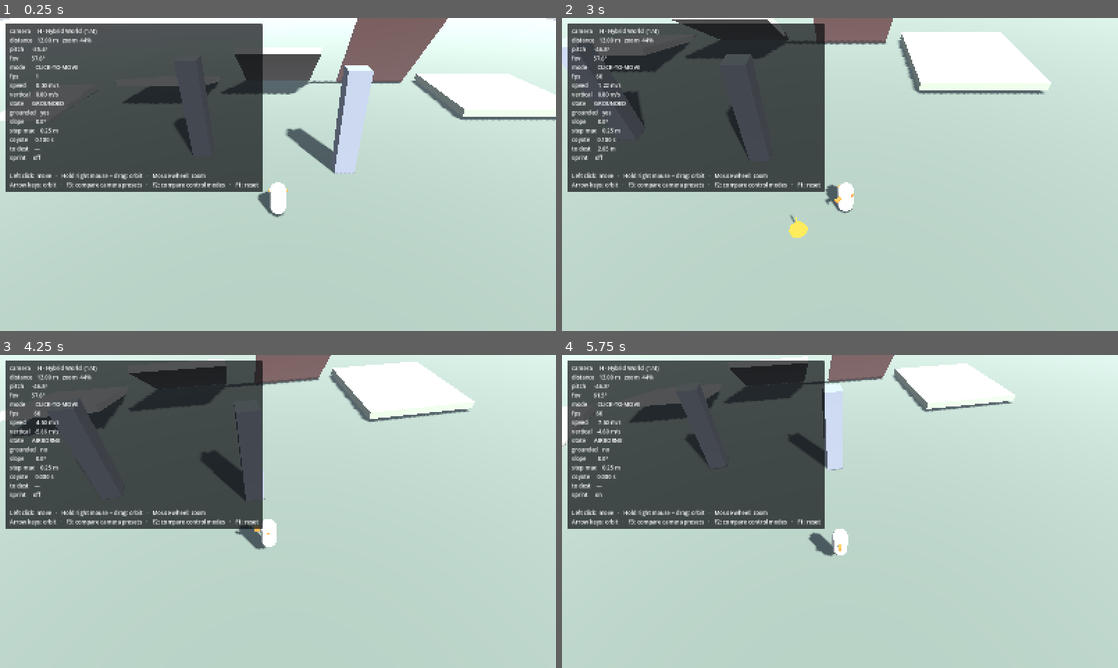
Above: before the commit, frames 1-4 (two rows, left to right).
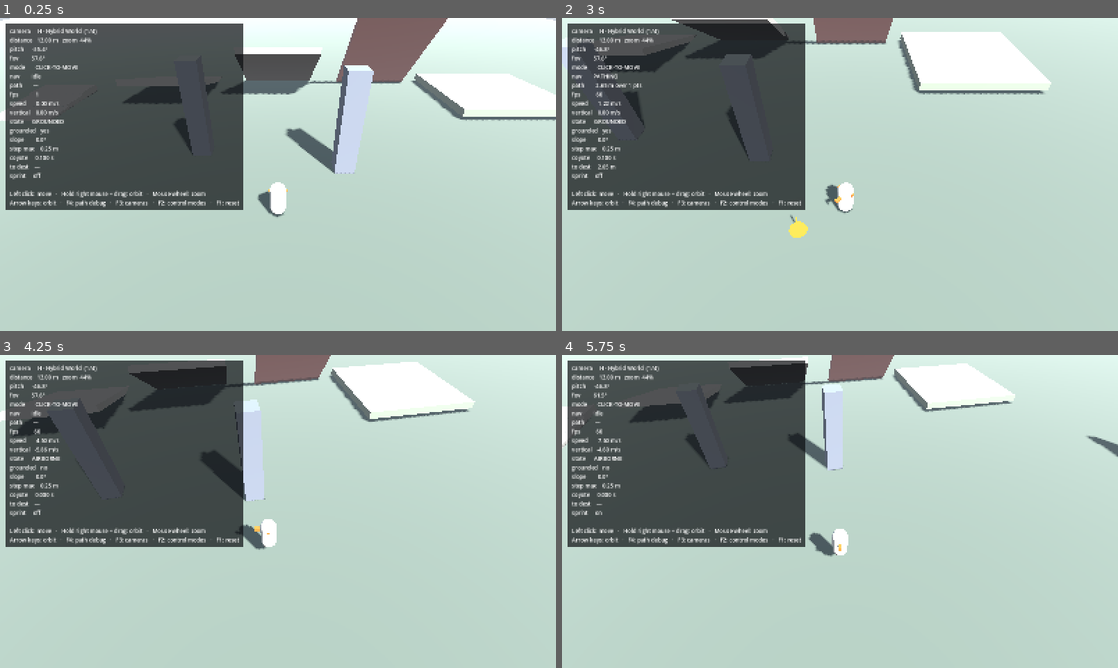
Above: after the commit, the same moments.

Repository: madpai/umbral
Game: Godot game, scene res://main.tscn
Two runs of this game, one before a commit and one after it. Both use one fixed random seed, a clock stepped at 60 frames per second and the inputs below.
Inputs (mouse positions are in pixels of both pictures, inside the frame that each line leads up to):
- Up to frame 1 (0.25 s): no input
- Up to frame 2 (3 s): move the mouse to (962, 158) at 0.52 s; hold D (move_right) 0.53-1.25 s; hold Shift (sprint) 0.53-1.25 s; click (962, 158) at 0.67 s; tap Space (jump) at 0.77, 0.8, 1.07, 2.3 s; drag from (728, 190) to (812, 237) at 1.27 s; move the mouse to (895, 105) at 2.02 s; hold D (move_right) 2.03-2.75 s; tap Down (look_down) at 2.1 s; click (895, 105) at 2.17 s; drag from (812, 237) to (673, 127) at 2.77 s
- Up to frame 3 (4.25 s): move the mouse to (444, 558) at 3.52 s; hold A (move_left) from 3.53 s (still down); tap Right (look_right) at 3.6 s; click (444, 558) at 3.67 s; tap Space (jump) at 3.77, 3.8, 4.07 s; tap F4 (toggle_path_debug, bound only after the commit) at 4.15 s
- Up to frame 4 (5.75 s): release A (move_left) at 4.25 s; drag from (673, 464) to (756, 433) at 4.27 s; move the mouse to (867, 511) at 5.02 s; hold S (move_back) from 5.03 s (still down); hold Shift (sprint) from 5.03 s (still down); click (867, 511) at 5.17 s; tap Space (jump) at 5.3 s

The runs differ from the first frame. In frame 1, 5.8% of the frame differs, in the area x 1-48%, y 1-62%; in frame 2, 6.0%; in frame 3, 5.8%; in frame 4, 6.0%.

Commit message:
Add prototype navigation experiment
Co-Authored-By: Claude Opus 5 <noreply@anthropic.com>

Diff:
--- a/prototype/main.gd
+++ b/prototype/main.gd
@@ -8,17 +8,56 @@
 
 ## How far a destination click can reach.
 const CLICK_RANGE := 500.0
+## A click further than this from the navigation mesh is off-mesh: the 50 degree
+## ramp, the tops of pillars, anything outside the baked region.
+const NAV_SNAP_TOLERANCE := 1.0
+## How long the red "unreachable" marker stays up.
+const REJECT_FLASH_SECONDS := 0.7
+const REJECT_MATERIAL := preload("res://reject_material.tres")
 
 @onready var _player: PrototypePlayer = $Player
 @onready var _label: Label = $HUD/Panel/Margin/DebugLabel
 @onready var _marker: Node3D = $DestinationMarker
+@onready var _nav_region: NavigationRegion3D = $NavRegion
+@onready var _marker_disc: MeshInstance3D = $DestinationMarker/Disc
+@onready var _marker_post: MeshInstance3D = $DestinationMarker/Post
 
-const CONTROLS_CLICK := "Left click: move   ·   Hold right mouse + drag: orbit   ·   Mouse wheel: zoom\nArrow keys: orbit   ·   F3: compare camera presets   ·   F2: compare control modes   ·   F1: reset"
-const CONTROLS_DIRECT := "WASD: move   ·   Mouse: look   ·   Mouse wheel: zoom   ·   Shift: sprint   ·   Space: jump\nF3: compare camera presets   ·   F2: compare control modes   ·   F1: reset   ·   Esc: free mouse"
+var _marker_ok_material: Material
+var _reject_timer := 0.0
+var _nav_ready := false
+
+const CONTROLS_CLICK := "Left click: move   ·   Hold right mouse + drag: orbit   ·   Mouse wheel: zoom\nArrow keys: orbit   ·   F4: path debug   ·   F3: cameras   ·   F2: control modes   ·   F1: reset"
+const CONTROLS_DIRECT := "WASD: move (cancels path)   ·   Mouse: look   ·   Wheel: zoom   ·   Shift: sprint   ·   Space: jump\nF4: path debug   ·   F3: cameras   ·   F2: control modes   ·   F1: reset   ·   Esc: free mouse"
 
 
 func _ready() -> void:
 	_player.destination_requested.connect(_on_destination_requested)
+	_marker_ok_material = _marker_disc.get_surface_override_material(0)
+	_bake_navigation.call_deferred()
+
+
+## Baked once at startup rather than shipped pre-baked, so edits to the greybox
+## cannot silently desync from the navigation mesh.
+##
+## MUST NOT run inside _ready(): CSGShape3D builds its mesh on a deferred call,
+## so baking any earlier parses a scene containing only the ground plane and
+## produces a flat navmesh with no obstacles in it at all. Measured: 126
+## polygons and straight-line paths through every wall.
+func _bake_navigation() -> void:
+	# Two physics frames, not one process frame. This waits for BOTH conditions:
+	# CSGShape3D has run its deferred mesh build, and the navigation map has
+	# completed its first synchronisation. Pushing the baked mesh before the map
+	# has synced is silently discarded.
+	await get_tree().physics_frame
+	await get_tree().physics_frame
+	_nav_region.bake_navigation_mesh(false)
+	# bake_navigation_mesh() fills the NavigationMesh RESOURCE but does not push
+	# the result to the navigation server. Without this the region sits on the
+	# map reporting 342 polygons while every server query returns the origin.
+	NavigationServer3D.region_set_navigation_mesh(
+			_nav_region.get_rid(), _nav_region.navigation_mesh)
+	await get_tree().physics_frame
+	_nav_ready = true
 	# The marker is teleported, never simulated, so it must not be interpolated.
 	_marker.physics_interpolation_mode = Node.PHYSICS_INTERPOLATION_MODE_OFF
 	_marker.visible = false
@@ -39,15 +78,65 @@
 		return
 	if hit.normal.angle_to(Vector3.UP) > _player.floor_max_angle:
 		return
+	request_destination(hit.position)
 
-	_player.set_destination(hit.position)
-	_marker.global_position = hit.position
+
+## Applies the navigation checks and drives the marker. Returns true if the
+## point was accepted. Shared by clicks, touches and the test harness.
+func request_destination(point: Vector3) -> bool:
+	if not _nav_ready:
+		return false
+	var map := get_world_3d().navigation_map
+	var closest := NavigationServer3D.map_get_closest_point(map, point)
+	var on_mesh := closest.distance_to(point) <= NAV_SNAP_TOLERANCE
+	var reachable := on_mesh
+	if on_mesh and _player.use_navigation:
+		var route := NavigationServer3D.map_get_path(
+				map, _player.global_position, closest, true)
+		reachable = route.size() > 0 \
+				and route[route.size() - 1].distance_to(closest) <= NAV_SNAP_TOLERANCE
+
+	_marker.global_position = point
 	_marker.reset_physics_interpolation()
 	_marker.visible = true
 
+	if not reachable:
+		# Reject rather than silently resolving to somewhere else. See
+		# NAVIGATION_TEST.md for why this is the smaller useful test.
+		_player.clear_destination()
+		_set_marker_rejected(true)
+		_reject_timer = REJECT_FLASH_SECONDS
+		return false
 
-func _process(_delta: float) -> void:
-	_marker.visible = _player.has_destination()
+	_reject_timer = 0.0
+	_set_marker_rejected(false)
+	_player.set_destination(point)
+	return true
+
+
+func is_navigation_ready() -> bool:
+	return _nav_ready
+
+
+func _set_marker_rejected(rejected: bool) -> void:
+	var material := REJECT_MATERIAL if rejected else _marker_ok_material
+	_marker_disc.set_surface_override_material(0, material)
+	_marker_post.set_surface_override_material(0, material)
+
+
+func _unhandled_input(event: InputEvent) -> void:
+	if event.is_action_pressed("toggle_path_debug"):
+		_player.set_path_debug(not _player.path_debug_enabled())
+
+
+func _process(delta: float) -> void:
+	if _reject_timer > 0.0:
+		_reject_timer -= delta
+		_marker.visible = true
+		if _reject_timer <= 0.0:
+			_set_marker_rejected(false)
+	else:
+		_marker.visible = _player.has_destination()
 
 	var slope := _player.slope_degrees()
 	var slope_text := "—" if slope < 0.0 else "%5.1f°" % slope
@@ -56,6 +145,12 @@
 	var zoom_text := ""
 	if _player.camera_is_zoomable():
 		zoom_text = "   zoom %3.0f%%" % (100.0 * _player.camera_zoom_normalised())
+	var path_length := _player.remaining_path_length()
+	var path_text := "—"
+	if path_length >= 0.0:
+		path_text = "%5.2f m over %d pts" % [path_length, _player.remaining_path_points()]
+	elif _reject_timer > 0.0:
+		path_text = "UNREACHABLE"
 	var controls := CONTROLS_CLICK if _player.control_mode == PrototypePlayer.ControlMode.CLICK_TO_MOVE \
 			else CONTROLS_DIRECT
 
@@ -65,6 +160,8 @@
 		"pitch      %5.1f°" % _player.camera_pitch_degrees(),
 		"fov        %5.1f°" % _player.camera.fov,
 		"mode       %s" % _player.control_mode_name(),
+		"nav        %s" % _player.navigation_state_name(),
+		"path       %s" % path_text,
 		"fps        %5d" % Engine.get_frames_per_second(),
 		"speed      %5.2f m/s" % _player.horizontal_speed(),
 		"vertical   %5.2f m/s" % _player.vertical_speed(),
--- a/prototype/main.tscn
+++ b/prototype/main.tscn
@@ -65,6 +65,25 @@
 [sub_resource type="BoxMesh" id="BoxMesh_marker_post"]
 size = Vector3(0.06, 1.1, 0.06)
 
+[sub_resource type="NavigationMesh" id="NavigationMesh_world"]
+vertices_per_polygon = 6.0
+cell_size = 0.15
+cell_height = 0.05
+agent_height = 1.8
+agent_radius = 0.45
+agent_max_climb = 0.25
+agent_max_slope = 46.0
+region_min_size = 2.0
+region_merge_size = 10.0
+edge_max_length = 6.0
+edge_max_error = 1.3
+detail_sample_distance = 6.0
+detail_sample_max_error = 1.0
+
+[sub_resource type="StandardMaterial3D" id="StandardMaterial3D_marker_bad"]
+shading_mode = 0
+albedo_color = Color(0.95, 0.22, 0.18, 1)
+
 [sub_resource type="StyleBoxFlat" id="StyleBoxFlat_panel"]
 bg_color = Color(0.0509804, 0.0588235, 0.0705882, 0.72)
 corner_radius_top_left = 4
@@ -83,72 +102,99 @@
 light_energy = 1.1
 shadow_enabled = true
 
-[node name="Terrain" type="Node3D" parent="."]
-
-[node name="Ground" type="StaticBody3D" parent="Terrain"]
-
-[node name="Mesh" type="MeshInstance3D" parent="Terrain/Ground"]
+[node name="NavRegion" type="NavigationRegion3D" parent="."]
+navigation_mesh = SubResource("NavigationMesh_world")
+
+[node name="Terrain" type="Node3D" parent="NavRegion"]
+
+[node name="Ground" type="StaticBody3D" parent="NavRegion/Terrain"]
+
+[node name="Mesh" type="MeshInstance3D" parent="NavRegion/Terrain/Ground"]
 mesh = SubResource("PlaneMesh_ground")
 surface_material_override/0 = SubResource("StandardMaterial3D_ground")
 
-[node name="Shape" type="CollisionShape3D" parent="Terrain/Ground"]
+[node name="Shape" type="CollisionShape3D" parent="NavRegion/Terrain/Ground"]
 transform = Transform3D(1, 0, 0, 0, 1, 0, 0, 0, 1, 0, -0.5, 0)
 shape = SubResource("BoxShape3D_ground")
 
-[node name="Blockout" type="Node3D" parent="Terrain"]
-
-[node name="Ramp15" type="CSGBox3D" parent="Terrain/Blockout"]
+[node name="Blockout" type="Node3D" parent="NavRegion/Terrain"]
+
+[node name="Ramp15" type="CSGBox3D" parent="NavRegion/Terrain/Blockout"]
 transform = Transform3D(1, 0, 0, 0, 0.965926, 0.258819, 0, -0.258819, 0.965926, -10, 1.0526, -10)
 use_collision = true
 size = Vector3(7, 0.5, 10)
 material = SubResource("StandardMaterial3D_block")
 
-[node name="Ramp30" type="CSGBox3D" parent="Terrain/Blockout"]
+[node name="Ramp30" type="CSGBox3D" parent="NavRegion/Terrain/Blockout"]
 transform = Transform3D(1, 0, 0, 0, 0.866025, 0.5, 0, -0.5, 0.866025, 0, 2.2835, -10)
 use_collision = true
 size = Vector3(7, 0.5, 10)
 material = SubResource("StandardMaterial3D_block")
 
-[node name="Ramp50Unwalkable" type="CSGBox3D" parent="Terrain/Blockout"]
+[node name="Ramp50Unwalkable" type="CSGBox3D" parent="NavRegion/Terrain/Blockout"]
 transform = Transform3D(1, 0, 0, 0, 0.642788, 0.766044, 0, -0.766044, 0.642788, 10, 3.6695, -10)
 use_collision = true
 size = Vector3(7, 0.5, 10)
 material = SubResource("StandardMaterial3D_steep")
 
-[node name="StepA" type="CSGBox3D" parent="Terrain/Blockout"]
+[node name="StepA" type="CSGBox3D" parent="NavRegion/Terrain/Blockout"]
 transform = Transform3D(1, 0, 0, 0, 1, 0, 0, 0, 1, -21, 0, -4)
 use_collision = true
 size = Vector3(5, 0.4, 2.5)
 material = SubResource("StandardMaterial3D_block")
 
-[node name="StepB" type="CSGBox3D" parent="Terrain/Blockout"]
+[node name="StepB" type="CSGBox3D" parent="NavRegion/Terrain/Blockout"]
 transform = Transform3D(1, 0, 0, 0, 1, 0, 0, 0, 1, -21, 0, -6.5)
 use_collision = true
 size = Vector3(5, 0.8, 2.5)
 material = SubResource("StandardMaterial3D_block")
 
-[node name="StepC" type="CSGBox3D" parent="Terrain/Blockout"]
+[node name="StepC" type="CSGBox3D" parent="NavRegion/Terrain/Blockout"]
 transform = Transform3D(1, 0, 0, 0, 1, 0, 0, 0, 1, -21, 0, -9)
 use_collision = true
 size = Vector3(5, 1.2, 2.5)
 material = SubResource("StandardMaterial3D_block")
 
-[node name="Platform" type="CSGBox3D" parent="Terrain/Blockout"]
+[node name="Platform" type="CSGBox3D" parent="NavRegion/Terrain/Blockout"]
 transform = Transform3D(1, 0, 0, 0, 1, 0, 0, 0, 1, 20, 0.6, -8)
 use_collision = true
 size = Vector3(10, 0.6, 10)
 material = SubResource("StandardMaterial3D_platform")
 
-[node name="PillarA" type="CSGBox3D" parent="Terrain/Blockout"]
+[node name="PillarA" type="CSGBox3D" parent="NavRegion/Terrain/Blockout"]
 transform = Transform3D(1, 0, 0, 0, 1, 0, 0, 0, 1, 4, 3, 4)
 use_collision = true
 size = Vector3(1.2, 6, 1.2)
 material = SubResource("StandardMaterial3D_pillar")
 
-[node name="PillarB" type="CSGBox3D" parent="Terrain/Blockout"]
+[node name="PillarB" type="CSGBox3D" parent="NavRegion/Terrain/Blockout"]
 transform = Transform3D(1, 0, 0, 0, 1, 0, 0, 0, 1, -5, 3, 2)
 use_collision = true
 size = Vector3(1.2, 6, 1.2)
+material = SubResource("StandardMaterial3D_pillar")
+
+[node name="NavTestWall" type="CSGBox3D" parent="NavRegion/Terrain/Blockout"]
+transform = Transform3D(1, 0, 0, 0, 1, 0, 0, 0, 1, -34, 1.5, 12)
+use_collision = true
+size = Vector3(18, 3, 0.8)
+material = SubResource("StandardMaterial3D_pillar")
+
+[node name="NavTestUBack" type="CSGBox3D" parent="NavRegion/Terrain/Blockout"]
+transform = Transform3D(1, 0, 0, 0, 1, 0, 0, 0, 1, 34, 1.5, 18)
+use_collision = true
+size = Vector3(11, 3, 0.8)
+material = SubResource("StandardMaterial3D_pillar")
+
+[node name="NavTestULeft" type="CSGBox3D" parent="NavRegion/Terrain/Blockout"]
+transform = Transform3D(1, 0, 0, 0, 1, 0, 0, 0, 1, 29, 1.5, 12.5)
+use_collision = true
+size = Vector3(0.8, 3, 11.8)
+material = SubResource("StandardMaterial3D_pillar")
+
+[node name="NavTestURight" type="CSGBox3D" parent="NavRegion/Terrain/Blockout"]
+transform = Transform3D(1, 0, 0, 0, 1, 0, 0, 0, 1, 39, 1.5, 12.5)
+use_collision = true
+size = Vector3(0.8, 3, 11.8)
 material = SubResource("StandardMaterial3D_pillar")
 
 [node name="Player" parent="." instance=ExtResource("2_player")]
--- a/prototype/player/player.gd
+++ b/prototype/player/player.gd
@@ -78,6 +78,25 @@
 ## Anything taller is treated as a wall. See _try_step_up().
 @export_range(0.0, 0.8, 0.01) var max_step_height := 0.25
 
+@export_group("Navigation")
+## Off = the Phase 1.1 straight-line steering, kept so routing can be compared
+## against direct steering. On = follow a NavigationAgent3D path.
+@export var use_navigation := true
+## Should match the capsule. Wider keeps paths further from walls.
+@export_range(0.1, 2.0, 0.05) var agent_radius := 0.45
+@export_range(0.5, 4.0, 0.05) var agent_height := 1.8
+## How close to a waypoint before advancing to the next one. This is the
+## look-ahead: larger cuts corners more, smaller hugs the path.
+@export_range(0.05, 3.0, 0.05) var path_desired_distance := 0.6
+## How close to the final target counts as arrived.
+@export_range(0.05, 3.0, 0.05) var target_desired_distance := 0.35
+## Repath threshold: how far off the path the character may drift before the
+## agent recalculates.
+@export_range(0.5, 20.0, 0.5) var path_max_distance := 3.0
+## Seconds of near-zero speed while pathing before the destination is abandoned.
+## Stops the character pressing into an obstacle indefinitely.
+@export_range(0.0, 10.0, 0.1) var stuck_timeout := 1.5
+
 @export_group("Camera Laboratory")
 ## The perspectives under test. Cycled with F3; see camera/camera_preset.gd.
 ## Framing, pitch, lens and response all live in these resources so that the
@@ -100,6 +119,7 @@
 @onready var camera: Camera3D = $CameraRig/SpringArm3D/Camera3D
 @onready var ground_check: RayCast3D = $GroundCheck
 @onready var collision: CollisionShape3D = $Collision
+@onready var nav_agent: NavigationAgent3D = $NavigationAgent3D
 
 var state: MoveState = MoveState.GROUNDED
 
@@ -128,6 +148,10 @@
 var _zoom_baseline_pitch := 0.0
 ## Where the cursor was when right-drag orbit began, so it can be put back.
 var _orbit_cursor := Vector2.ZERO
+var _stuck_time := 0.0
+## Set when a destination is abandoned because the character stopped making
+## progress. Debug readout only.
+var _gave_up := false
 
 
 func _ready() -> void:
@@ -291,6 +315,8 @@
 		move_and_slide()
 
 	_update_slope()
+	_update_stuck(delta)
+	_update_stuck(delta)
 
 
 # ------------------------------------------------------------- movement ------
@@ -314,14 +340,29 @@
 	if not _has_destination:
 		return Vector3.ZERO
 
+	# Final arrival is still judged against the REQUESTED destination, using the
+	# Phase 1.1 behaviour: clear it and let ordinary deceleration stop the
+	# character. Nothing is teleported and nothing is snapped.
 	var to_target := _destination - global_position
 	to_target.y = 0.0
 	if to_target.length() <= arrival_radius:
-		# Clear the destination and let normal deceleration bring the character
-		# to rest. Nothing is teleported and nothing is snapped.
 		_has_destination = false
 		return Vector3.ZERO
-	return to_target.normalized()
+
+	if not use_navigation:
+		return to_target.normalized()
+
+	if nav_agent.is_navigation_finished():
+		_has_destination = false
+		return Vector3.ZERO
+
+	# The agent supplies only a DIRECTION. Speed, acceleration, turning, slopes
+	# and step-up are all still the existing physical movement layer.
+	var to_waypoint := nav_agent.get_next_path_position() - global_position
+	to_waypoint.y = 0.0
+	if to_waypoint.length_squared() < 0.000001:
+		return Vector3.ZERO
+	return to_waypoint.normalized()
 
 
 ## Minimal step-up. Not a stair solver: three shape tests and a placement.
@@ -400,6 +441,11 @@
 ## Re-read every frame so Inspector edits apply to the running game.
 func _apply_exports() -> void:
 	floor_max_angle = deg_to_rad(floor_max_angle_degrees)
+	nav_agent.radius = agent_radius
+	nav_agent.height = agent_height
+	nav_agent.path_desired_distance = path_desired_distance
+	nav_agent.target_desired_distance = target_desired_distance
+	nav_agent.path_max_distance = path_max_distance
 	spring_arm.spring_length = current_distance()
 
 
@@ -460,6 +506,22 @@
 	_zoom_baseline_pitch = baseline
 
 
+## Abandons a destination the character has stopped making progress toward, so
+## it can never stand pressing into an obstacle indefinitely.
+func _update_stuck(delta: float) -> void:
+	if not _has_destination or stuck_timeout <= 0.0:
+		_stuck_time = 0.0
+		return
+	if horizontal_speed() < 0.25 and is_on_floor():
+		_stuck_time += delta
+		if _stuck_time >= stuck_timeout:
+			_has_destination = false
+			_stuck_time = 0.0
+			_gave_up = true
+	else:
+		_stuck_time = 0.0
+
+
 ## Effective distance and lens, accounting for zoom when the preset has it.
 func current_distance() -> float:
 	var preset := active_preset()
@@ -523,10 +585,19 @@
 	# A new request replaces the old one immediately; there is no queue.
 	_destination = point
 	_has_destination = true
+	_stuck_time = 0.0
+	_gave_up = false
+	nav_agent.target_position = point
+
+
+## True once the agent has a path and believes the target can be reached.
+func is_target_reachable() -> bool:
+	return nav_agent.is_target_reachable()
 
 
 func clear_destination() -> void:
 	_has_destination = false
+	_stuck_time = 0.0
 
 
 func _apply_mouse_mode() -> void:
@@ -563,6 +634,47 @@
 	return "GROUNDED" if state == MoveState.GROUNDED else "AIRBORNE"
 
 
+func navigation_state_name() -> String:
+	if not use_navigation:
+		return "DIRECT STEERING"
+	if _gave_up:
+		return "GAVE UP (no progress)"
+	if not _has_destination:
+		return "idle"
+	return "PATHING"
+
+
+func remaining_path_points() -> int:
+	if not _has_destination or not use_navigation:
+		return 0
+	# The agent recomputes lazily, so immediately after a new destination the
+	# index can briefly exceed the stale path length.
+	return maxi(0, nav_agent.get_current_navigation_path().size()
+			- nav_agent.get_current_navigation_path_index())
+
+
+## Straight-line length of what is left of the computed path.
+func remaining_path_length() -> float:
+	if not _has_destination or not use_navigation:
+		return -1.0
+	var points := nav_agent.get_current_navigation_path()
+	var index := nav_agent.get_current_navigation_path_index()
+	if points.size() == 0 or index >= points.size():
+		return 0.0
+	var total := global_position.distance_to(points[index])
+	for i in range(index, points.size() - 1):
+		total += points[i].distance_to(points[i + 1])
+	return total
+
+
+func set_path_debug(enabled: bool) -> void:
+	nav_agent.debug_enabled = enabled
+
+
+func path_debug_enabled() -> bool:
+	return nav_agent.debug_enabled
+
+
 func camera_zoom_normalised() -> float:
 	return _zoom_t_smooth
 
--- a/prototype/player/player.tscn
+++ b/prototype/player/player.tscn
@@ -60,6 +60,15 @@
 near = 0.1
 far = 500.0
 
+[node name="NavigationAgent3D" type="NavigationAgent3D" parent="."]
+radius = 0.45
+height = 1.8
+path_desired_distance = 0.6
+target_desired_distance = 0.35
+path_max_distance = 3.0
+avoidance_enabled = false
+debug_enabled = false
+
 [node name="GroundCheck" type="RayCast3D" parent="."]
 transform = Transform3D(1, 0, 0, 0, 1, 0, 0, 0, 1, 0, 0.1, 0)
 target_position = Vector3(0, -2, 0)
--- a/prototype/project.godot
+++ b/prototype/project.godot
@@ -104,6 +104,18 @@
 , Object(InputEventJoypadButton,"resource_local_to_scene":false,"resource_name":"","device":-1,"button_index":10,"pressure":0.0,"pressed":false,"script":null)
 ]
 }
+toggle_path_debug={
+"deadzone": 0.5,
+"events": [Object(InputEventKey,"resource_local_to_scene":false,"resource_name":"","device":-1,"window_id":0,"alt_pressed":false,"shift_pressed":false,"ctrl_pressed":false,"meta_pressed":false,"pressed":false,"keycode":0,"physical_keycode":4194335,"key_label":0,"unicode":0,"location":0,"echo":false,"script":null)
+]
+}
+
+[navigation]
+
+; Must match the NavigationMesh in main.tscn or the map rasterises the baked
+; mesh at a different resolution and warns about edge errors.
+3d/default_cell_size=0.15
+3d/default_cell_height=0.05
 
 [physics]
 
--- /dev/null
+++ b/prototype/reject_material.tres
@@ -0,0 +1,5 @@
+[gd_resource type="StandardMaterial3D" format=3]
+
+[resource]
+shading_mode = 0
+albedo_color = Color(0.95, 0.22, 0.18, 1)
Not shown: 1 places in prototype/main.tscn that only renumber resources
Not shown, changed: DECISIONS.md
Not shown, added: prototype/NAVIGATION_TEST.md
Not shown, changed: prototype/TUNING.md
